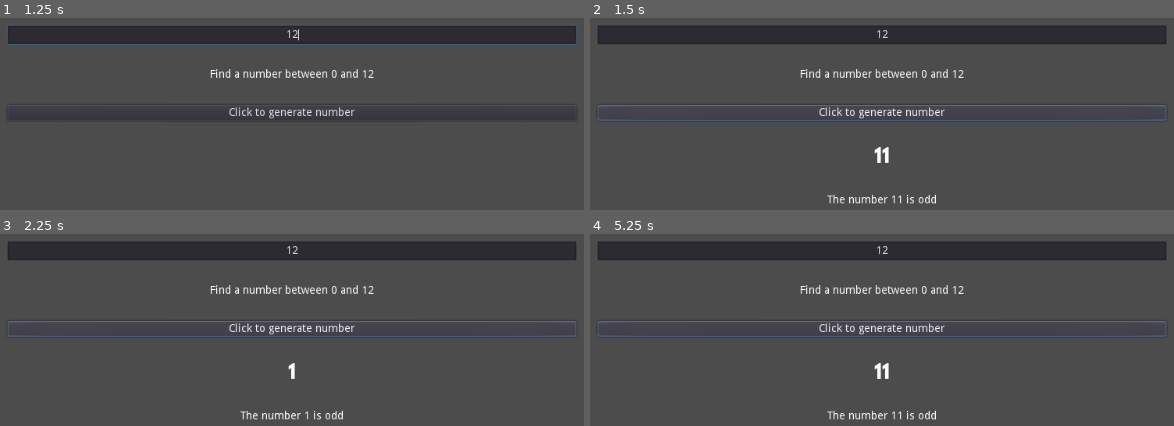
Above: before the commit, frames 1-4 (two rows, left to right).
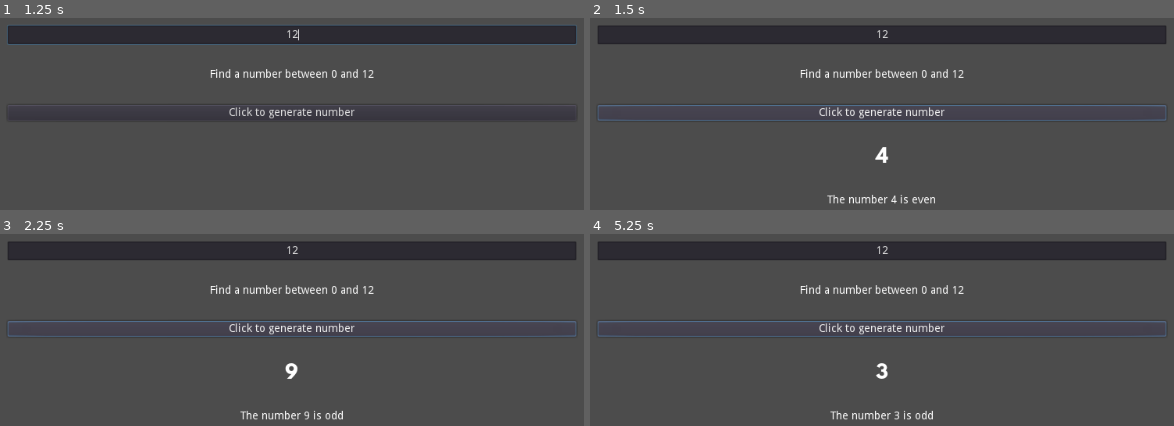
Above: after the commit, the same moments.

Repository: Awfyboy/Simple-RNG
Game: Godot game, scene res://main.tscn
Same seed, same stepped clock (60 frames per second), same inputs: the game is played once before the commit and once after it.
Inputs (mouse positions are in pixels of both pictures, inside the frame that each line leads up to):
- Up to frame 1 (1.25 s): click (292, 35) at 0.52 s; type "12" at 0.6 s
- Up to frame 2 (1.5 s): click "Click to generate number" at 1.25 s
- Up to frame 3 (2.25 s): click "Click to generate number" at 2 s
- Up to frame 4 (5.25 s): click "Click to generate number" at 2.75 s; tap Enter at 3.5, 5 s; tap Space at 4.25 s

Frame 1 is identical in both runs. In frame 2, 0.3% of the frame differs, in the area x 48-60%, y 67-97%; in frame 3, 0.1%; in frame 4, 0.6%, in the area x 40-60%, y 67-97%.

Commit message:
Clean the code and fix arithmetical errors

Diff:
--- a/main.gd
+++ b/main.gd
@@ -1,6 +1,6 @@
 extends Control
 
-var max_num: int = 20
+var max_num: int
 
 onready var title := $VBoxContainer/Title
 onready var number := $VBoxContainer/Number
@@ -11,8 +11,8 @@
 # that 'is_valid_integer()' function returns a boolean value to check if the input-
 # number is an integer. If it isn't, the title simply states max_num as unknown.
 func _process(delta):
-	if input.text.is_valid_integer():
-		max_num = int(input.text)
+	max_num = int(input.text)
+	if input.text.is_valid_integer() && max_num >= 0:
 		title.text = "Find a number between 0 and %d" % max_num
 	else:
 		title.text = "Find a number between 0 and ???"
@@ -21,8 +21,8 @@
 # indicate whether the number is odd or even. Again, this checks whether the input-
 # number is an integer and notifies if it isn't.
 func _on_Button_pressed():
-	if input.text.is_valid_integer():
-		var num = randi() % max_num + 1
+	if input.text.is_valid_integer() && max_num >= 0:
+		var num = randi() % (max_num + 1)
 		number.text = str(num)
 		if num % 2 == 0:
 			result.text = "The number %d is even" % num
@@ -30,4 +30,4 @@
 			result.text = "The number %d is odd" % num
 	else:
 		number.text = "???"
-		result.text = "Maximum number not recognized! Please input an appropriate integer value."
+		result.text = "Maximum number not recognized! Please input a positive integer value."
